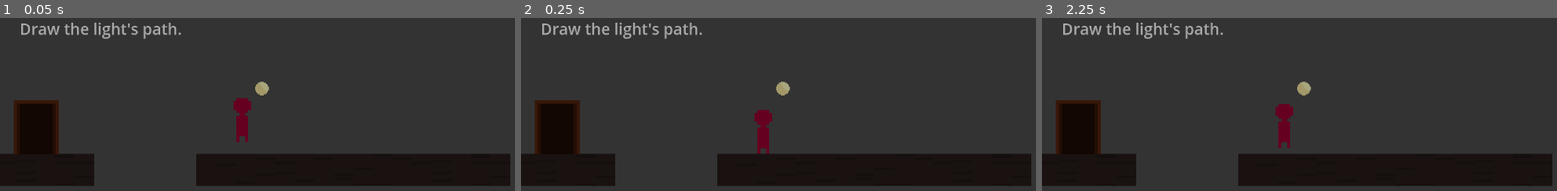
Above: before the commit, frames 1-3 (left to right).
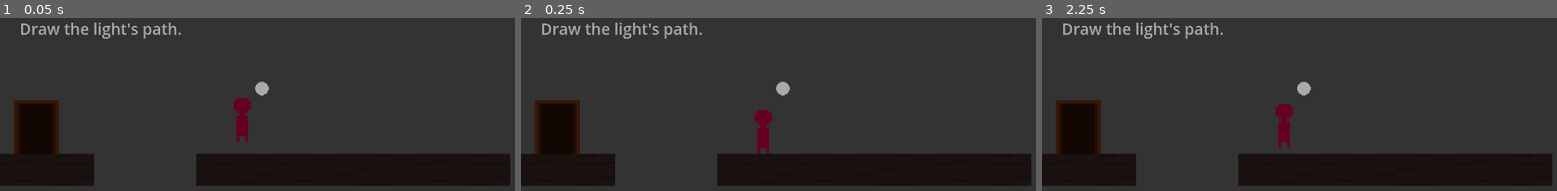
Above: after the commit, the same moments.

Repository: kvnfrr/Staylight
Game: Godot game, scene res://scenes/main.tscn
The game is run twice, just before and just after one commit, with the same random seed, the same clock (stepped at 60 frames per second) and the same inputs.
Inputs (mouse positions are in pixels of both pictures, inside the frame that each line leads up to):
- Up to frame 1 (0.05 s): no input
- Up to frame 2 (0.25 s): no input
- Up to frame 3 (2.25 s): tap Enter (start_run) at 0.5, 1.25, 1.35, 2 s; move the mouse to (1495, 156) at 0.52 s; hold D (move_right) 0.53-2.03 s; tap R (clear_path) at 0.6, 2.1 s; click (1495, 156) at 0.67 s; tap W (jump) at 0.77, 1.52 s; move the mouse to (outside the picture) at 1.27 s; move the mouse to (1417, 95) at 2.02 s; hold A (move_left) from 2.03 s (still down)

The runs differ from the first frame. In frame 1, 0.2% of the frame differs, in the area x 49-53%, y 37-45%; in frame 2, 0.2%; in frame 3, 0.2%.

Commit message:
Added spirit light texture

Diff:
--- a/scenes/main.tscn
+++ b/scenes/main.tscn
@@ -6,6 +6,7 @@
 [ext_resource type="Texture2D" uid="uid://y68pa7p8jydv" path="res://assets/spirit.png" id="3_sugp2"]
 [ext_resource type="Texture2D" uid="uid://ll26dbopbktr" path="res://assets/ground_tile.png" id="4_tefeu"]
 [ext_resource type="Texture2D" uid="uid://cdr54eg5au6i7" path="res://assets/exit.png" id="5_tbgi4"]
+[ext_resource type="Texture2D" uid="uid://0dgoa3240u2n" path="res://assets/light_circle.png" id="6_o6xl0"]
 
 [sub_resource type="RectangleShape2D" id="RectangleShape2D_0wfyh"]
 size = Vector2(6, 15)
@@ -64,6 +65,9 @@
 [node name="Sprite2D" type="Sprite2D" parent="Spirit" unique_id=36448746]
 texture = ExtResource("3_sugp2")
 
+[node name="PointLight2D" type="PointLight2D" parent="Spirit" unique_id=760422214]
+texture = ExtResource("6_o6xl0")
+
 [node name="UI" type="CanvasLayer" parent="." unique_id=214130784]
 
 [node name="MessageLabel" type="Label" parent="UI" unique_id=1000840488]
Binary file added: assets/light_circle.png
Not shown, added: assets/light_circle.png.import
